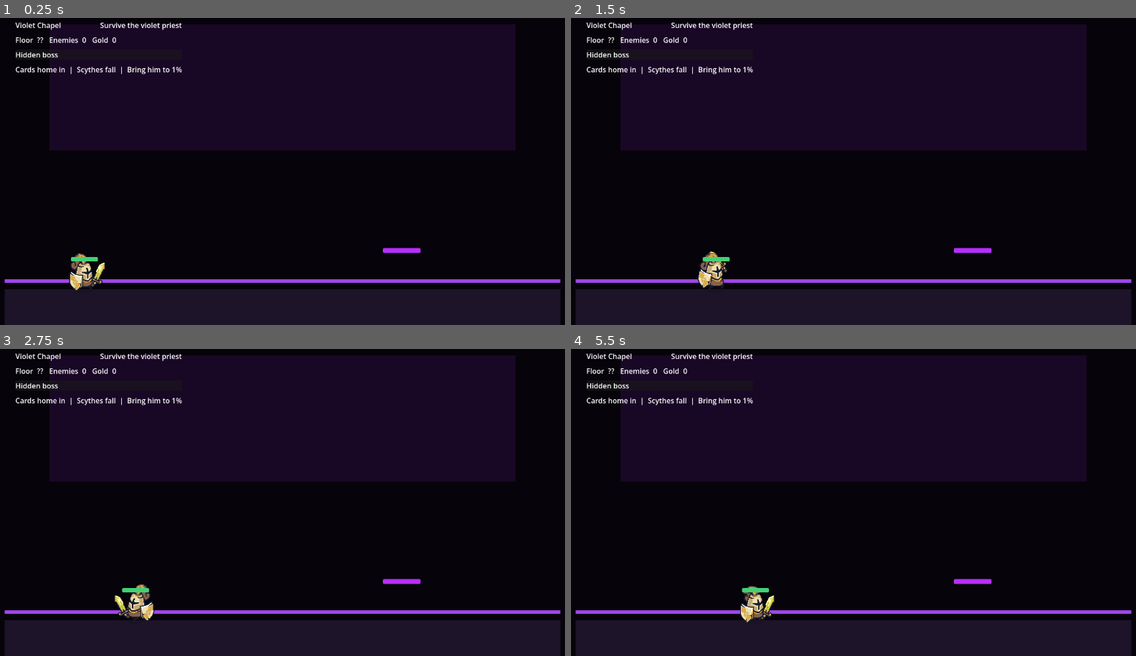
Above: before the commit, frames 1-4 (two rows, left to right).
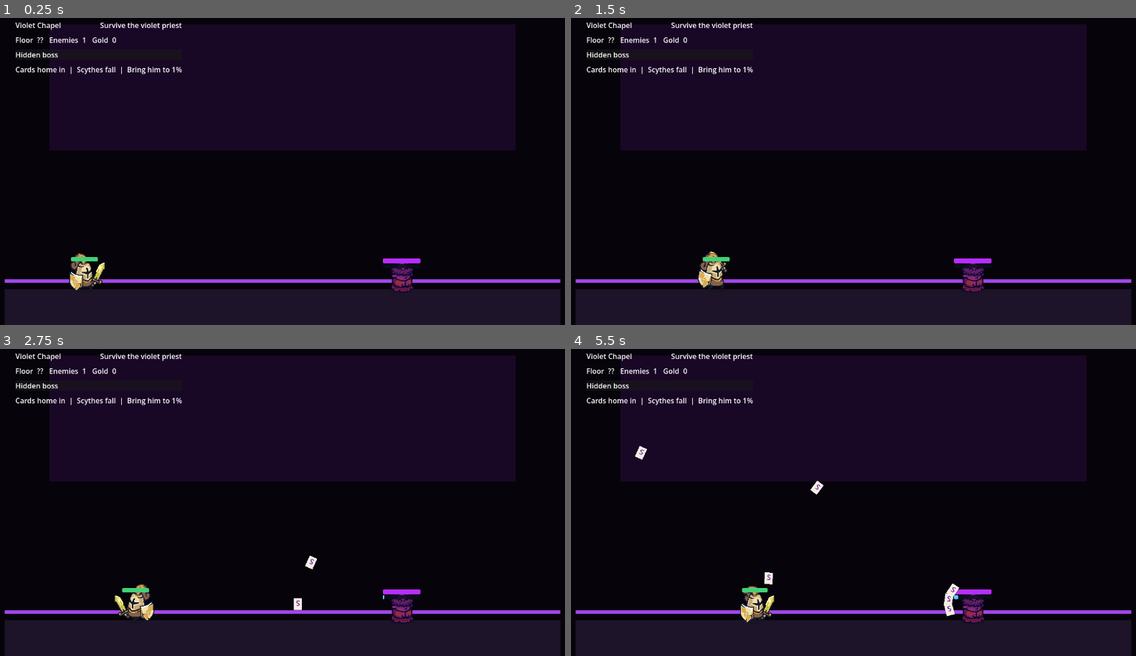
Above: after the commit, the same moments.

Repository: ShadowRaven2025/GunBlade
Game: Godot game, scene res://scenes/game/levels/SecretBossRoom.tscn
The game is run twice, just before and just after one commit, with the same random seed, the same clock (stepped at 60 frames per second) and the same inputs. This scene is started directly instead of the project's main scene.
Inputs (mouse positions are in pixels of both pictures, inside the frame that each line leads up to):
- Up to frame 1 (0.25 s): no input
- Up to frame 2 (1.5 s): move the mouse to (977, 146) at 0.52 s; press the mouse at (977, 146) at 0.53 s; hold D (move_right) from 0.53 s (still down); tap Space (jump) at 0.77 s; right-click (977, 146) at 0.8 s; move the mouse to (740, 180) at 1.27 s; release the mouse at (740, 180) at 1.28 s; right-click (740, 180) at 1.35 s
- Up to frame 3 (2.75 s): tap Space (jump) at 1.52 s; click (169, 511) at 1.55 s; move the mouse to (339, 422) at 2.02 s; release D (move_right) at 2.03 s; press the mouse at (339, 422) at 2.03 s; hold A (move_left) from 2.03 s (still down); right-click (339, 422) at 2.3 s
- Up to frame 4 (5.5 s): move the mouse to (825, 560) at 2.77 s; release A (move_left) at 2.78 s; release the mouse at (825, 560) at 2.78 s; hold D (move_right) 2.78-4.28 s; tap E (interact) at 2.85 s; tap Space (jump) at 3.02, 3.77, 4.52 s; click (825, 560) at 3.05 s; move the mouse to (1023, 542) at 3.52 s; hold Right mouse button (kick) 3.53-4.28 s; move the mouse to (684, 447) at 4.27 s; hold A (move_left) 4.28-5.03 s; tap C (secret_start) at 4.35 s; click (684, 447) at 4.55 s; move the mouse to (881, 496) at 5.02 s; press the mouse at (881, 496) at 5.03 s; hold D (move_right) from 5.03 s (still down); right-click (881, 496) at 5.3 s

The runs differ from the first frame. In frame 1, 0.5% of the frame differs, in the area x 14-75%, y 6-90%; in frame 2, 0.5%; in frame 3, 0.7%; in frame 4, 0.9%, in the area x 11-75%, y 6-90%.
Error before the commit: Parse Error: Cannot infer the type of "direction" variable because the value doesn't have a set type. (res://scripts/core/SecretBoss.gd:92)

Commit message:
Refine secret boss vulnerability

Diff:
--- a/scenes/game/characters/SecretBoss.tscn
+++ b/scenes/game/characters/SecretBoss.tscn
@@ -14,6 +14,20 @@
 
 [sub_resource type="StyleBoxFlat" id="StyleBoxFlat_secret_bg"]
 bg_color = Color(0.08, 0.04, 0.12, 0.9)
+corner_radius_top_left = 3
+corner_radius_top_right = 3
+corner_radius_bottom_right = 3
+corner_radius_bottom_left = 3
+
+[sub_resource type="StyleBoxFlat" id="StyleBoxFlat_fatigue_fill"]
+bg_color = Color(0.38, 0.78, 1, 1)
+corner_radius_top_left = 3
+corner_radius_top_right = 3
+corner_radius_bottom_right = 3
+corner_radius_bottom_left = 3
+
+[sub_resource type="StyleBoxFlat" id="StyleBoxFlat_fatigue_bg"]
+bg_color = Color(0.03, 0.05, 0.1, 0.9)
 corner_radius_top_left = 3
 corner_radius_top_right = 3
 corner_radius_bottom_right = 3
@@ -38,3 +52,12 @@
 show_percentage = false
 theme_override_styles/background = SubResource("StyleBoxFlat_secret_bg")
 theme_override_styles/fill = SubResource("StyleBoxFlat_secret_fill")
+
+[node name="FatigueBar" type="ProgressBar" parent="."]
+offset_left = -42.0
+offset_top = -37.0
+offset_right = 42.0
+offset_bottom = -28.0
+show_percentage = false
+theme_override_styles/background = SubResource("StyleBoxFlat_fatigue_bg")
+theme_override_styles/fill = SubResource("StyleBoxFlat_fatigue_fill")
--- a/scripts/core/Arrow.gd
+++ b/scripts/core/Arrow.gd
@@ -46,7 +46,7 @@
 		rotation += PI
 
 func _on_body_entered(body: Node):
-	if body is Enemy:
+	if body.is_in_group("enemies") and body.has_method("take_damage"):
 		body.take_damage(damage)
 		queue_free()
 		return
--- a/scripts/core/MagicBolt.gd
+++ b/scripts/core/MagicBolt.gd
@@ -32,7 +32,7 @@
 		queue_free()
 
 func _on_body_entered(body):
-	if body is Enemy:
+	if body.is_in_group("enemies") and body.has_method("take_damage"):
 		body.take_damage(damage)
 		queue_free()
 		return
--- a/scripts/core/Player.gd
+++ b/scripts/core/Player.gd
@@ -392,10 +392,10 @@
 
 func _damage_enemies_in_attack():
 	var attack_center = global_position + Vector2(attack_range * facing_direction, -10.0)
-	for node in get_parent().get_children():
-		if not (node is Enemy):
+	for node in get_tree().get_nodes_in_group("enemies"):
+		if not node.has_method("take_damage"):
 			continue
-		var enemy := node as Enemy
+		var enemy: Node2D = node as Node2D
 		if not is_instance_valid(enemy):
 			continue
 		var to_enemy = enemy.global_position - global_position
@@ -406,10 +406,10 @@
 
 func _kick_enemies_in_attack():
 	var attack_center = global_position + Vector2(kick_range * facing_direction, -6.0)
-	for node in get_parent().get_children():
-		if not (node is Enemy):
+	for node in get_tree().get_nodes_in_group("enemies"):
+		if not node.has_method("take_damage"):
 			continue
-		var enemy := node as Enemy
+		var enemy: Node2D = node as Node2D
 		if not is_instance_valid(enemy):
 			continue
 		var to_enemy = enemy.global_position - global_position
@@ -417,7 +417,8 @@
 		var is_in_range = enemy.global_position.distance_to(attack_center) <= kick_hit_radius
 		if is_in_front and is_in_range:
 			enemy.take_damage(kick_damage)
-			enemy.apply_knockback(Vector2(kick_knockback_force * facing_direction, -120.0))
+			if enemy.has_method("apply_knockback"):
+				enemy.apply_knockback(Vector2(kick_knockback_force * facing_direction, -120.0))
 
 func _fire_arrow(flat_flight: bool = false):
 	var arrow = ARROW_SCENE.instantiate()
--- a/scripts/core/SecretBoss.gd
+++ b/scripts/core/SecretBoss.gd
@@ -8,18 +8,32 @@
 
 @export var max_health: int = 320
 @export var gravity: float = 980.0
+@export var max_fatigue: float = 100.0
+@export var fatigue_from_hit: float = 9.0
+@export var fatigue_from_attack: float = 4.0
+@export var vulnerable_fatigue_drain_per_second: float = 5.0
+@export var teleport_min_x: float = 160.0
+@export var teleport_max_x: float = 1120.0
+@export var teleport_ground_y: float = 598.0
+@export var teleport_min_distance: float = 220.0
+@export var phase_transition_iframe_duration: float = 1.35
+@export var final_phase_iframe_duration: float = 1.0
 
 var current_health: int = 0
-var attack_timer: float = 1.2
+var attack_timer: float = 1.7
 var pattern_timer: float = 0.0
 var phase_two: bool = false
 var final_phase: bool = false
 var defeated_started: bool = false
+var fatigue: float = 0.0
+var is_vulnerable: bool = false
+var iframe_time_left: float = 0.0
 var target: Player = null
 
 @onready var sprite: Sprite2D = $Sprite2D
 @onready var collision_shape: CollisionShape2D = $CollisionShape2D
 @onready var health_bar: ProgressBar = $HealthBar
+@onready var fatigue_bar: ProgressBar = $FatigueBar
 
 func _ready():
 	add_to_group("enemies")
@@ -29,6 +43,7 @@
 	sprite.vframes = 1
 	sprite.modulate = Color(0.68, 0.25, 1, 1)
 	_update_health_bar()
+	_update_fatigue_bar()
 	if get_parent() != null and get_parent().has_method("register_enemy"):
 		get_parent().register_enemy(self)
 
@@ -42,24 +57,100 @@
 	else:
 		velocity.y = 0.0
 	move_and_slide()
+	_update_iframes(delta)
 	if final_phase:
 		_update_final_phase(delta)
 		return
+	_update_vulnerable_fatigue(delta)
 	attack_timer = max(attack_timer - delta, 0.0)
 	if attack_timer == 0.0:
 		_cast_normal_pattern()
-		attack_timer = 0.82 if phase_two else 1.25
+		_add_fatigue(fatigue_from_attack)
+		attack_timer = 1.35 if phase_two else 1.75
 
 func take_damage(amount: int):
 	if final_phase or defeated_started:
+		return
+	if iframe_time_left > 0.0:
+		return
+	if not is_vulnerable:
+		_add_fatigue(fatigue_from_hit)
+		if not is_vulnerable:
+			_teleport_away()
 		return
 	current_health = max(current_health - amount, maxi(1, int(max_health * 0.01)))
 	_update_health_bar()
 	if not phase_two and current_health <= int(max_health * 0.5):
 		phase_two = true
-		sprite.modulate = Color(0.9, 0.18, 1, 1)
+		_start_iframes(phase_transition_iframe_duration)
+		_update_phase_visual()
 	if current_health <= maxi(1, int(max_health * 0.01)):
 		_begin_final_phase()
+
+func apply_knockback(_force: Vector2, _duration: float = 0.18):
+	pass
+
+func _add_fatigue(amount: float):
+	if final_phase or defeated_started or is_vulnerable:
+		return
+	fatigue = clampf(fatigue + amount, 0.0, max_fatigue)
+	if fatigue >= max_fatigue:
+		is_vulnerable = true
+		fatigue = max_fatigue
+		velocity = Vector2.ZERO
+		sprite.modulate = Color(0.55, 0.9, 1.0, 1.0)
+	_update_fatigue_bar()
+
+func _update_vulnerable_fatigue(delta: float):
+	if not is_vulnerable:
+		return
+	fatigue = maxf(fatigue - vulnerable_fatigue_drain_per_second * delta, 0.0)
+	if fatigue == 0.0:
+		is_vulnerable = false
+		_update_phase_visual()
+	_update_fatigue_bar()
+
+func _teleport_away():
+	var destination: Vector2 = _get_teleport_destination()
+	global_position = destination
+	velocity = Vector2.ZERO
+	attack_timer = maxf(attack_timer, 0.25)
+	sprite.modulate = Color(0.95, 0.55, 1.0, 0.78)
+	call_deferred("_update_phase_visual")
+
+func _get_teleport_destination() -> Vector2:
+	var destination_x: float = randf_range(teleport_min_x, teleport_max_x)
+	if is_instance_valid(target):
+		var away_direction: float = sign(global_position.x - target.global_position.x)
+		if away_direction == 0.0:
+			away_direction = -1.0 if target.global_position.x > (teleport_min_x + teleport_max_x) * 0.5 else 1.0
+		destination_x = clampf(target.global_position.x + away_direction * teleport_min_distance, teleport_min_x, teleport_max_x)
+		if absf(destination_x - global_position.x) < 80.0:
+			destination_x = teleport_max_x if destination_x < (teleport_min_x + teleport_max_x) * 0.5 else teleport_min_x
+	return Vector2(destination_x, teleport_ground_y)
+
+func _update_phase_visual():
+	if final_phase or defeated_started or is_vulnerable or iframe_time_left > 0.0:
+		return
+	if phase_two:
+		sprite.modulate = Color(0.9, 0.18, 1, 1)
+	else:
+		sprite.modulate = Color(0.68, 0.25, 1, 1)
+
+func _start_iframes(duration: float):
+	iframe_time_left = maxf(iframe_time_left, duration)
+	velocity = Vector2.ZERO
+	sprite.modulate = Color(1.0, 1.0, 1.0, 0.58)
+
+func _update_iframes(delta: float):
+	if iframe_time_left <= 0.0:
+		return
+	iframe_time_left = maxf(iframe_time_left - delta, 0.0)
+	if iframe_time_left == 0.0:
+		if is_vulnerable:
+			sprite.modulate = Color(0.55, 0.9, 1.0, 1.0)
+		else:
+			_update_phase_visual()
 
 func _cast_normal_pattern():
 	_spawn_card_fan()
@@ -67,33 +158,34 @@
 		_spawn_scythe_arc()
 
 func _spawn_card_fan():
-	var parent := get_parent()
+	var parent: Node = get_parent()
 	if parent == null:
 		return
-	var base_direction := Vector2.LEFT
+	var base_direction: Vector2 = Vector2.LEFT
 	if is_instance_valid(target):
 		base_direction = (target.global_position - global_position).normalized()
-	for index in range(5):
+	for index in range(3):
 		var card = CARD_SCENE.instantiate()
 		parent.add_child(card)
 		card.global_position = global_position + Vector2(0, -18)
-		var angle_offset := deg_to_rad(-28.0 + index * 14.0)
-		var direction := base_direction.rotated(angle_offset).normalized()
-		var homing := 1.6 if index % 2 == 0 else 0.0
-		card.setup(direction * 290.0, 9 if not phase_two else 12, homing)
+		var angle_offset: float = deg_to_rad(-24.0 + index * 24.0)
+		var direction: Vector2 = base_direction.rotated(angle_offset).normalized()
+		var homing: float = 0.65 if index == 1 else 0.0
+		card.setup(direction * 215.0, 7 if not phase_two else 9, homing)
 
 func _spawn_scythe_arc():
-	var parent := get_parent()
+	var parent: Node = get_parent()
 	if parent == null or not is_instance_valid(target):
 		return
 	var scythe = SCYTHE_SCENE.instantiate()
 	parent.add_child(scythe)
 	scythe.global_position = global_position + Vector2(0, -26)
-	var direction := (target.global_position - scythe.global_position).normalized()
-	scythe.setup(direction * 360.0, 16)
+	var direction: Vector2 = (target.global_position - scythe.global_position).normalized()
+	scythe.setup(direction * 250.0, 12)
 
 func _begin_final_phase():
 	final_phase = true
+	_start_iframes(final_phase_iframe_duration)
 	attack_timer = 0.0
 	pattern_timer = 0.0
 	velocity = Vector2.ZERO
@@ -101,6 +193,8 @@
 		collision_shape.set_deferred("disabled", true)
 	if health_bar != null:
 		health_bar.visible = false
+	if fatigue_bar != null:
+		fatigue_bar.visible = false
 	sprite.texture = load("res://assets/scythe.png")
 	sprite.hframes = 1
 	sprite.vframes = 1
@@ -114,21 +208,21 @@
 		attack_timer = max(attack_timer - delta, 0.0)
 		if attack_timer == 0.0:
 			_spawn_falling_scythe_pattern()
-			attack_timer = 0.42
+			attack_timer = 0.68
 		return
 	_end_secret_fight()
 
 func _spawn_falling_scythe_pattern():
-	var parent := get_parent()
+	var parent: Node = get_parent()
 	if parent == null:
 		return
-	var wave := int(pattern_timer / 0.42)
-	for index in range(4):
+	var wave: int = int(pattern_timer / 0.42)
+	for index in range(3):
 		var scythe = SCYTHE_SCENE.instantiate()
 		parent.add_child(scythe)
-		var x := 180.0 + fmod(float(wave * 137 + index * 260), 920.0)
+		var x: float = 180.0 + fmod(float(wave * 137 + index * 260), 920.0)
 		scythe.global_position = Vector2(x, -40.0 - index * 36.0)
-		scythe.setup(Vector2(0.0, 390.0), 18)
+		scythe.setup(Vector2(0.0, 285.0), 14)
 
 func _end_secret_fight():
 	if defeated_started:
@@ -142,3 +236,9 @@
 		return
 	health_bar.max_value = max_health
 	health_bar.value = current_health
+
+func _update_fatigue_bar():
+	if fatigue_bar == null:
+		return
+	fatigue_bar.max_value = max_fatigue
+	fatigue_bar.value = fatigue
--- a/scripts/core/SkyStar.gd
+++ b/scripts/core/SkyStar.gd
@@ -17,7 +17,7 @@
 var star_scale: float = 1.0
 var lifetime_left: float = 0.0
 var has_exploded: bool = false
-var direct_hit_enemy: Enemy = null
+var direct_hit_enemy: Node2D = null
 var uses_gravity: bool = true
 var exploded_on_ground: bool = false
 
@@ -61,8 +61,8 @@
 		explode()
 
 func _on_body_entered(body: Node):
-	if body is Enemy:
-		direct_hit_enemy = body
+	if body.is_in_group("enemies") and body.has_method("take_damage"):
+		direct_hit_enemy = body as Node2D
 		body.take_damage(maxi(1, int(round(damage * direct_hit_damage_multiplier))))
 		explode()
 		return
@@ -85,10 +85,10 @@
 func _damage_nearby_enemies():
 	if get_parent() == null:
 		return
-	for node in get_parent().get_children():
-		if not (node is Enemy):
+	for node in get_tree().get_nodes_in_group("enemies"):
+		if not node.has_method("take_damage"):
 			continue
-		var enemy := node as Enemy
+		var enemy: Node2D = node as Node2D
 		if not is_instance_valid(enemy):
 			continue
 		if enemy == direct_hit_enemy:
Binary file changed: assets/scythe.png
Not shown: 1 places in scenes/game/characters/SecretBoss.tscn that only renumber resources
